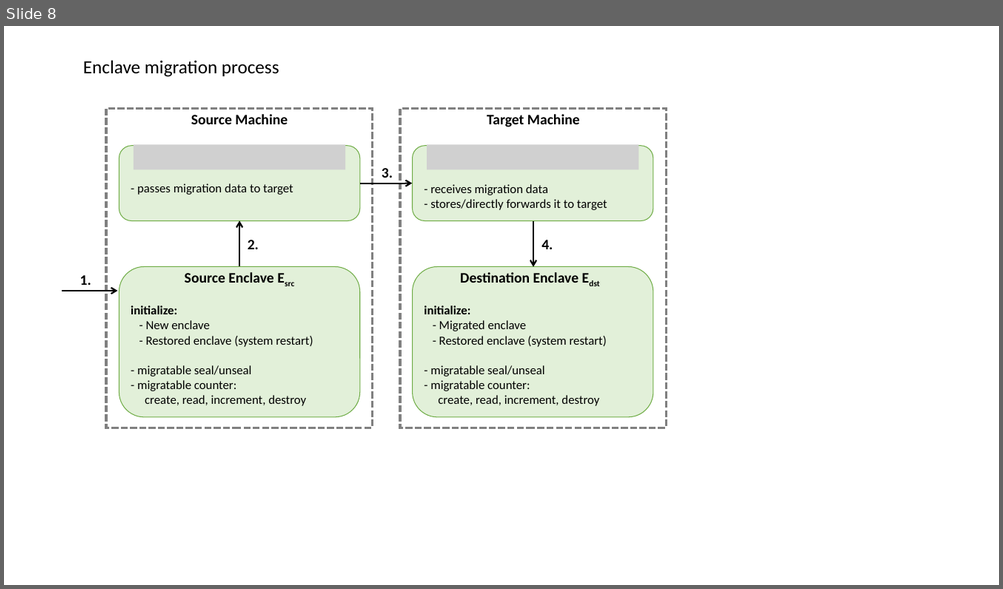
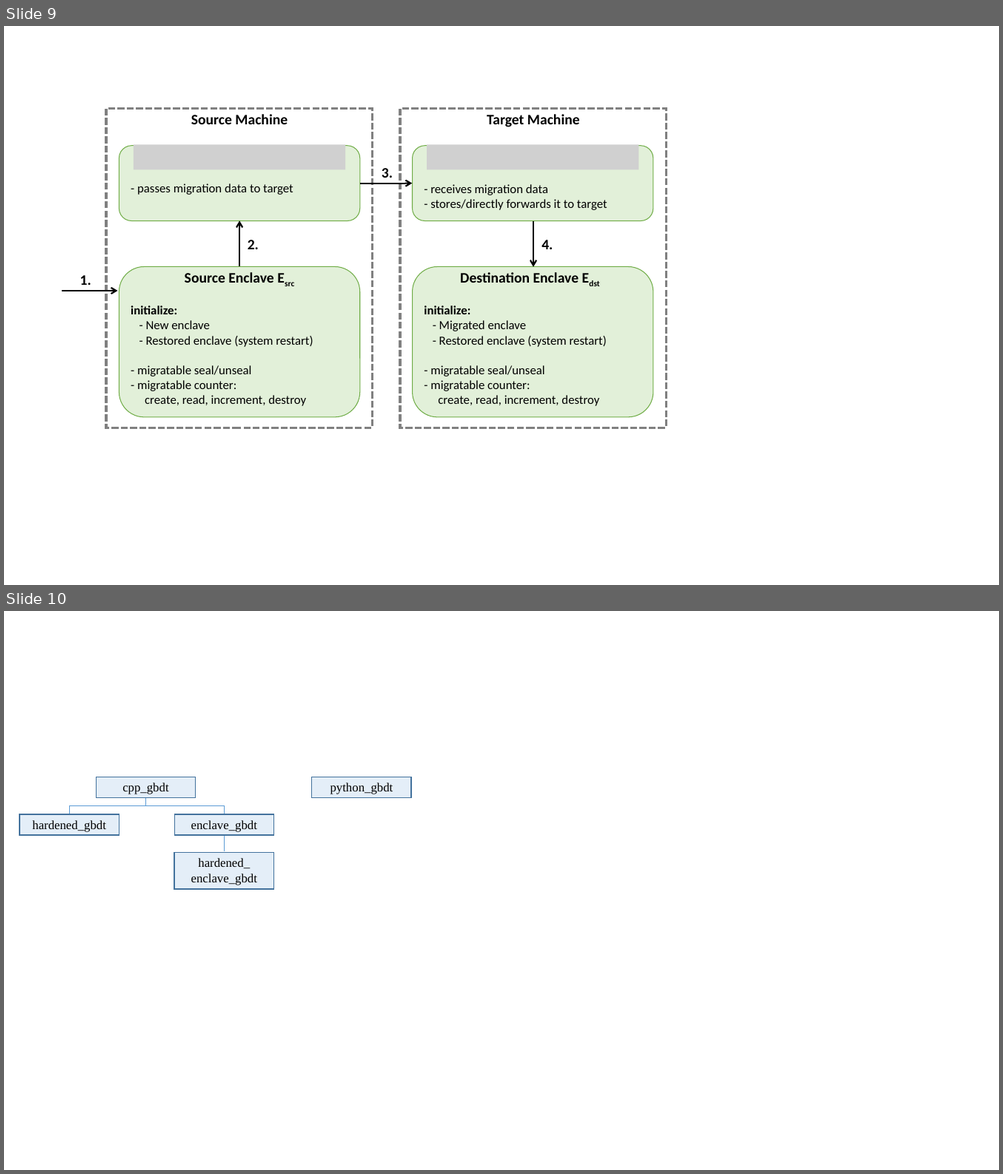
Before and after one commit to loretanr/dp-gbdt, a slide deck: resources/writing/powerpoint/template_only_mine.pptx. Shown one above the other, each under a label of ours: slide 8 before the commit, slides 9 and 10 after it. The pictures are 1003x589 and 1003x1174 pixels, drawn with LibreOffice and Linux fonts; fonts in the diff are those of the drawing; grey boxes stand for pictures. Boxes give left, top, right and bottom in pixels: in the first picture for what was removed or moved away, otherwise in the second. Text is boxed around its words. In the diff, an @@ line names an element or a change of style, - is before the commit and + after.

```diff
--- a/resources/writing/powerpoint/template_only_mine.pptx
+++ b/resources/writing/powerpoint/template_only_mine.pptx
@@ slide 10 added at box(4, 611, 999, 1170), background #FFFFFF @@
@@ rectangle added at box(96, 777, 195, 798), fill #5B9BD5 at 16% opacity, outline #43739E 1 pt @@
@@ text added at box(122, 783, 168, 795), 12 pt, text #000000 @@
+cpp_gbdt
@@ rectangle added at box(311, 777, 410, 798), fill #5B9BD5 at 16% opacity, outline #43739E 1 pt @@
@@ text added at box(330, 783, 393, 795), 12 pt, text #000000 @@
+python_gbdt
@@ elbow line added from (146, 798) to (70, 814), #5B9BD5 0.5 pt @@
@@ elbow line added from (146, 798) to (224, 814), #5B9BD5 0.5 pt @@
@@ rectangle added at box(20, 815, 119, 835), fill #5B9BD5 at 16% opacity, outline #43739E 1 pt @@
@@ text added at box(32, 820, 106, 832), 12 pt, text #000000 @@
+hardened_gbdt
@@ rectangle added at box(174, 815, 273, 835), fill #5B9BD5 at 16% opacity, outline #43739E 1 pt @@
@@ text added at box(191, 820, 257, 832), 12 pt, text #000000 @@
+enclave_gbdt
@@ rectangle added at box(174, 853, 273, 889), fill #5B9BD5 at 16% opacity, outline #43739E 1 pt @@
@@ line added from (224, 836) to (224, 852), #5B9BD5 0.5 pt @@
@@ text added at box(191, 858, 257, 886), 12 pt, text #000000 @@
+hardened_
+enclave_gbdt
@@ what was slide 8 is now slide 9 @@
@@ slide 9 changed as well @@
@@ text removed at box(83, 60, 279, 77) @@
-Enclave migration process
```
Also in this commit, not shown: 6 other slides changed, 2 other slides added, 1 slide removed, 24 other files.
